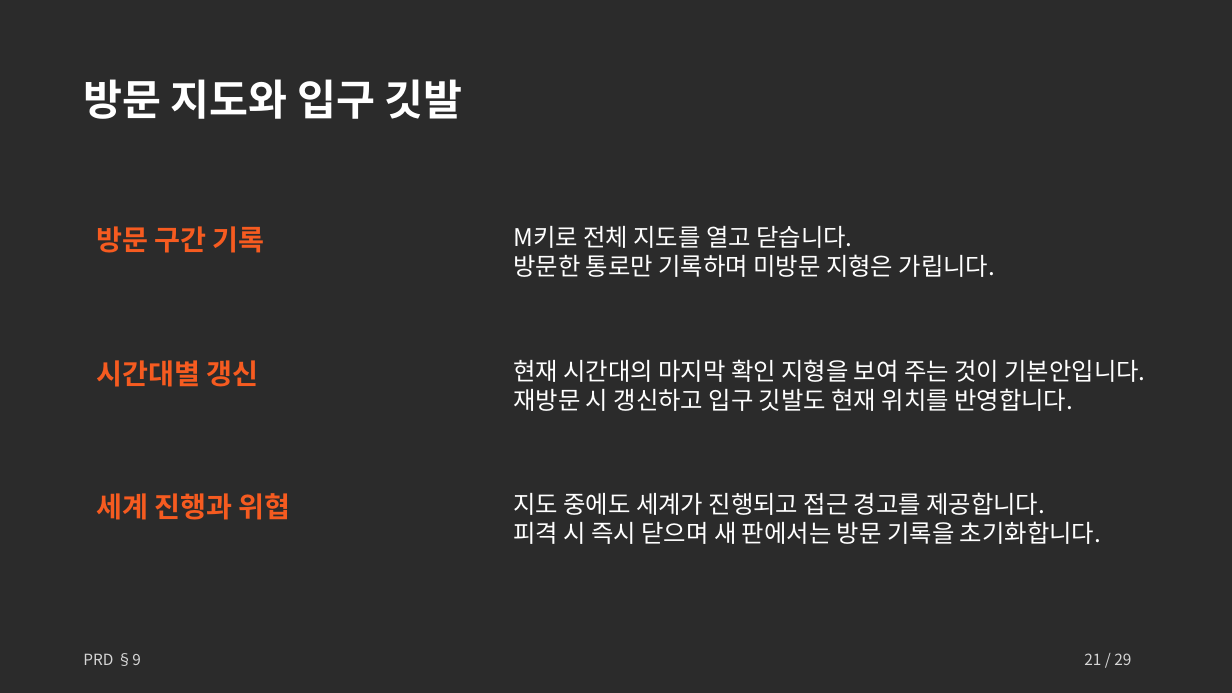
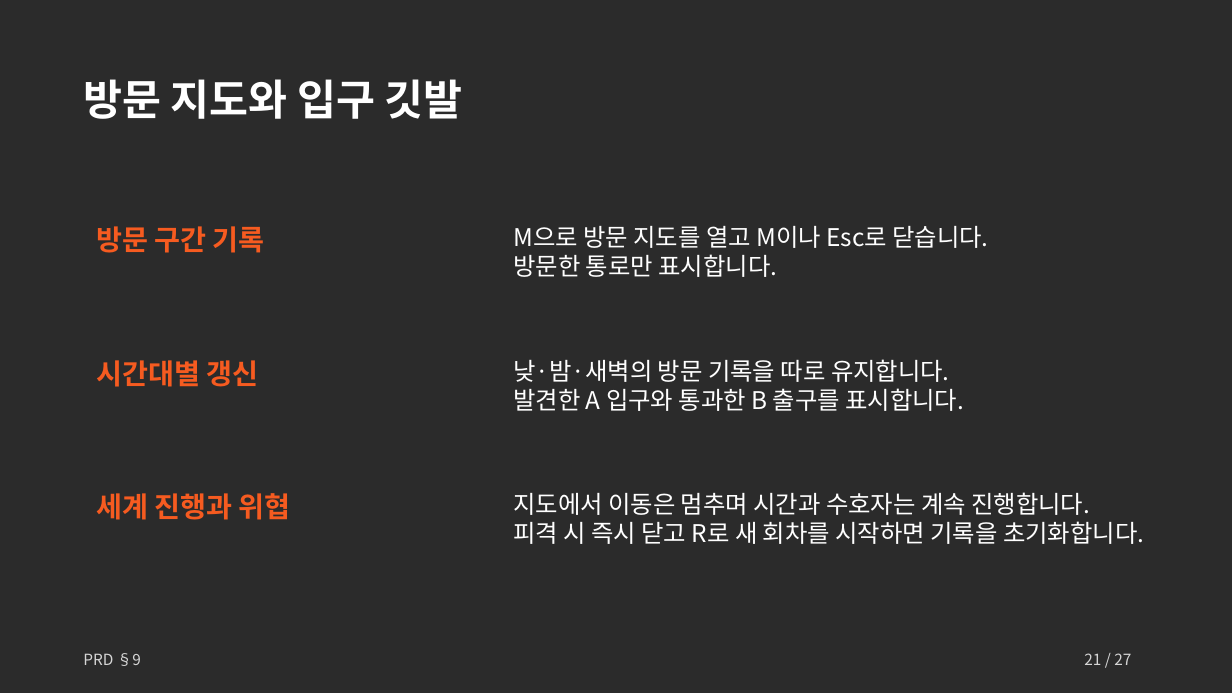
Before and after one commit to Hollolloho/2DGP_TermProject, a slide deck: slide 21 of Docs/초보자를 위한 미로 탈출 안내서_기획안.pptx. Drawn at 1232x693 pixels with LibreOffice and Linux fonts; fonts in the diff are those of the drawing; background and template pictures are left out; a plain dark background stands for a picture behind light text. Boxes give left, top, right and bottom in pixels: in the first picture for what was removed or moved away, otherwise in the second. Text is boxed around its words. In the diff, an @@ line names an element or a change of style, - is before the commit and + after.

```diff
--- a/Docs/초보자를 위한 미로 탈출 안내서_기획안.pptx
+++ b/Docs/초보자를 위한 미로 탈출 안내서_기획안.pptx
@@ text at (513,226,988,277): text changed @@
-M키로 전체 지도를 열고 닫습니다.
-방문한 통로만 기록하며 미방문 지형은 가립니다.
+M으로 방문 지도를 열고 M이나 Esc로 닫습니다.
+방문한 통로만 표시합니다.
@@ text at (513,359,964,411): text changed @@
-현재 시간대의 마지막 확인 지형을 보여 주는 것이 기본안입니다.
-재방문 시 갱신하고 입구 깃발도 현재 위치를 반영합니다.
+낮·밤·새벽의 방문 기록을 따로 유지합니다.
+발견한 A 입구와 통과한 B 출구를 표시합니다.
@@ text at (513,492,1144,544): text changed @@
-지도 중에도 세계가 진행되고 접근 경고를 제공합니다.
-피격 시 즉시 닫으며 새 판에서는 방문 기록을 초기화합니다.
+지도에서 이동은 멈추며 시간과 수호자는 계속 진행합니다.
+피격 시 즉시 닫고 R로 새 회차를 시작하면 기록을 초기화합니다.
@@ text at (1084,653,1131,665): text changed @@
-21 / 29
+21 / 27
```
Also in this commit, not shown: 26 other slides changed, 7 other files.
